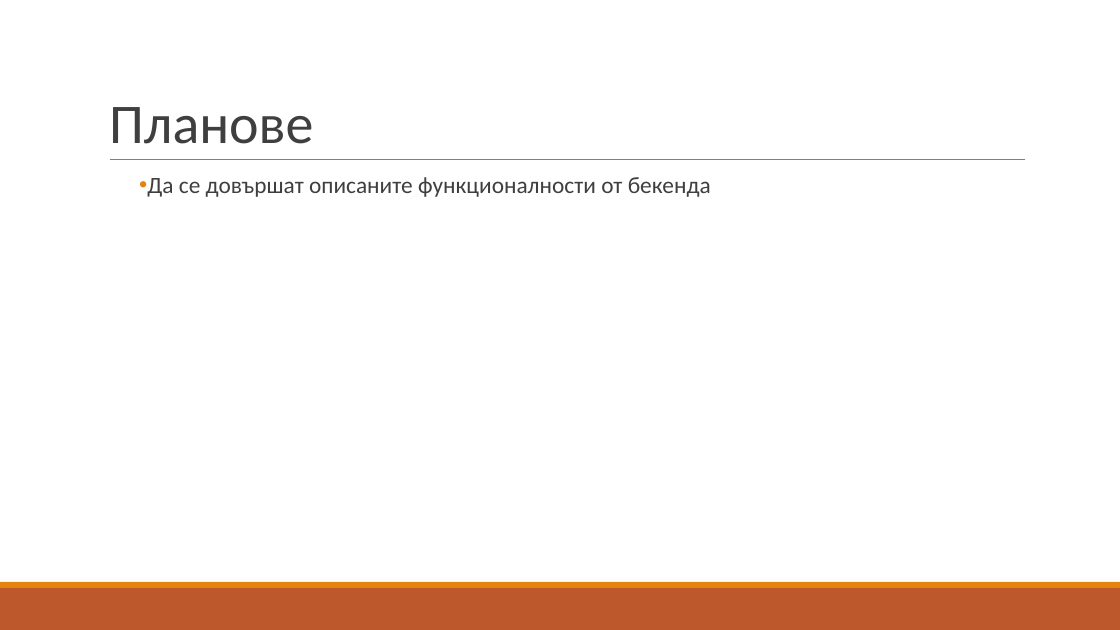
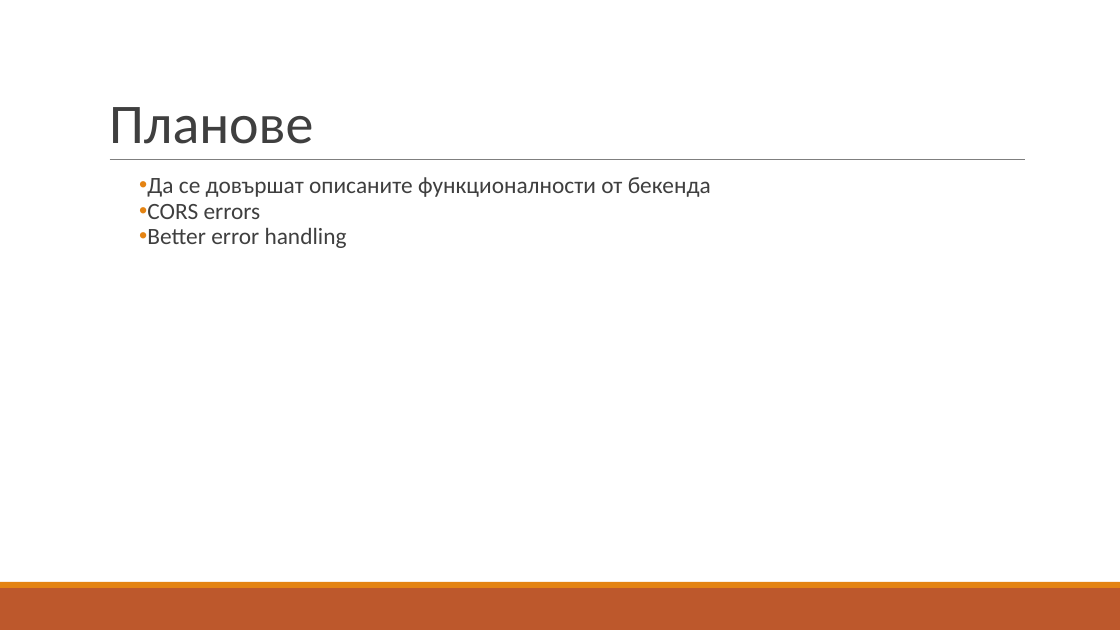
Before and after one commit to dan4inatora/JSA_TravelFinderApp, a slide deck: slide 6 of docs/React_Node_Express_presentation_71818.pptx. Drawn at 1120x630 pixels with LibreOffice and Linux fonts; fonts in the diff are those of the drawing. Boxes give left, top, right and bottom in pixels: in the first picture for what was removed or moved away, otherwise in the second. Text is boxed around its words. In the diff, an @@ line names an element or a change of style, - is before the commit and + after.

Commit message:
Fixed all issues with CORS and backend functionality

```diff
--- a/docs/React_Node_Express_presentation_71818.pptx
+++ b/docs/React_Node_Express_presentation_71818.pptx
@@ text at [147,204,347,248]: paragraphs added @@
+• CORS errors
+• Better error handling
```
Also in this commit, not shown: 1 other slide changed, 27 other files.
